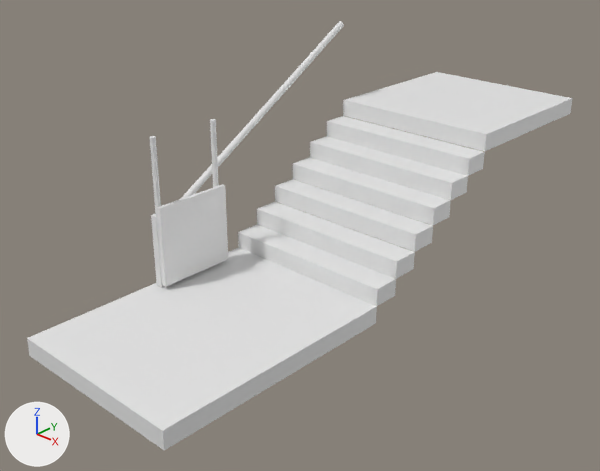
Two versions of the Blender file src/commonMain/resources/StairLift.blend, one commit apart.
Rendered twice from a 50 mm camera at (9.11, -7.47, 6.43) aimed at (0.45, 1.81, 0.63). The lights are fixed; the arrows at lower left show +X, +Y and +Z.
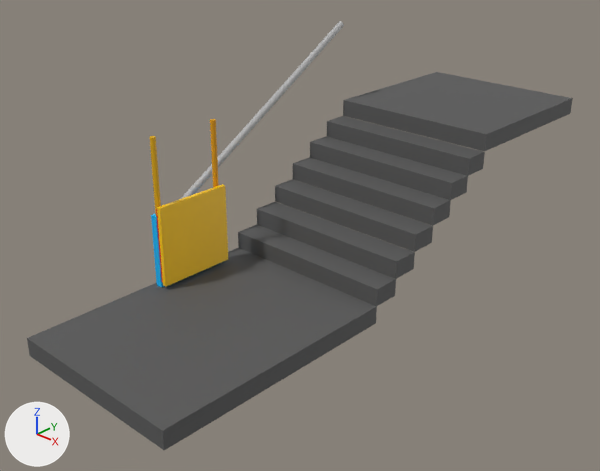
Commit message: Add some materials to the model

What differs and where, as boxes (x1, y1, x2, y2) in the pictures (600 x 471 px):
'Cube', recoloured (white to grey)
    both: (27, 248, 377, 450)
'Cube.007', recoloured (white to grey)
    both: (343, 72, 573, 151)
'Base', recoloured (grey to yellow)
    both: (157, 184, 228, 287)
'Cube.001', recoloured (white to grey)
    both: (238, 224, 396, 306)
'Cube.002', recoloured (white to grey)
    both: (257, 202, 415, 279)
'Cube.003', recoloured (white to grey)
    both: (275, 179, 433, 252)
'Cube.004', recoloured (white to grey)
    both: (293, 158, 451, 225)
'Cube.005', recoloured (white to grey)
    both: (310, 136, 468, 200)
'Cube.006', recoloured (white to grey)
    both: (327, 116, 485, 176)
'Cylinder', recoloured (grey to yellow)
    both: (150, 136, 161, 217)
'Internals', recoloured
    both: (151, 214, 164, 287)
'Cylinder.001', recoloured
    both: (210, 119, 219, 187)

What the commit changed:
Material 'Material' (mat_material) changes colour from white #e7e7e7 to yellow #ffca00; in linear values from (0.8, 0.8, 0.8) to (1.0, 0.592, 0.0).
Material 'Stairs' (mat_stairs) is new.
Its base color is (0.111, 0.111, 0.111) (dark grey #5e5e5e).
Its roughness is 0.627.
Its specular ior level is 0.182.
Material 'Material.004' (mat_material_004) is new.
Its base color is (0.8, 0.351, 0.0) (orange #e7a000).
Material 'Material.003' (mat_material_003) is new.
Its base color is (0.8, 0.433, 0.0) (yellow #e7b000).
Material 'Material.002' (mat_material_002) is new.
Its base color is (0.0, 0.487, 1.0) (cyan #00b9ff).
me_cube_003 has 8 vertices, 6 faces and spans x -1.0..1.0, y -1.0..1.0, z -1.0..1.0.
me_cube_003 now uses material mat_material_002 (cyan #00b9ff).
me_cylinder has 64 vertices, 34 faces and spans x -1.0..1.0, y -1.0..1.0, z -1.0..1.0.
me_cylinder now uses material mat_material_003 (yellow #e7b000).
me_cylinder_001 has 64 vertices, 34 faces and spans x -1.0..1.0, y -1.0..1.0, z -1.0..1.0.
me_cylinder_001 now uses material mat_material_004 (orange #e7a000).
me_cube_004 has 8 vertices, 6 faces and spans x -1.0..1.0, y -1.0..1.0, z -1.0..1.0.
me_cube_004 now uses material mat_stairs (dark grey #5e5e5e).
me_cube_007 has 8 vertices, 6 faces and spans x -1.0..1.0, y -1.0..1.0, z -1.0..1.0.
me_cube_007 now uses material mat_stairs (dark grey #5e5e5e).
me_cube_008 has 8 vertices, 6 faces and spans x -1.0..1.0, y -1.0..1.0, z -1.0..1.0.
me_cube_008 now uses material mat_stairs (dark grey #5e5e5e).
me_cube_009 has 8 vertices, 6 faces and spans x -1.0..1.0, y -1.0..1.0, z -1.0..1.0.
me_cube_009 now uses material mat_stairs (dark grey #5e5e5e).
me_cube_010 has 8 vertices, 6 faces and spans x -1.0..1.0, y -1.0..1.0, z -1.0..1.0.
me_cube_010 now uses material mat_stairs (dark grey #5e5e5e).
me_cube_011 has 8 vertices, 6 faces and spans x -1.0..1.0, y -1.0..1.0, z -1.0..1.0.
me_cube_011 now uses material mat_stairs (dark grey #5e5e5e).
me_cube_012 has 8 vertices, 6 faces and spans x -1.0..1.0, y -1.0..1.0, z -1.0..1.0.
me_cube_012 now uses material mat_stairs (dark grey #5e5e5e).
me_cube_013 has 8 vertices, 6 faces and spans x -1.0..1.0, y -1.0..1.0, z -1.0..1.0.
me_cube_013 now uses material mat_stairs (dark grey #5e5e5e).
